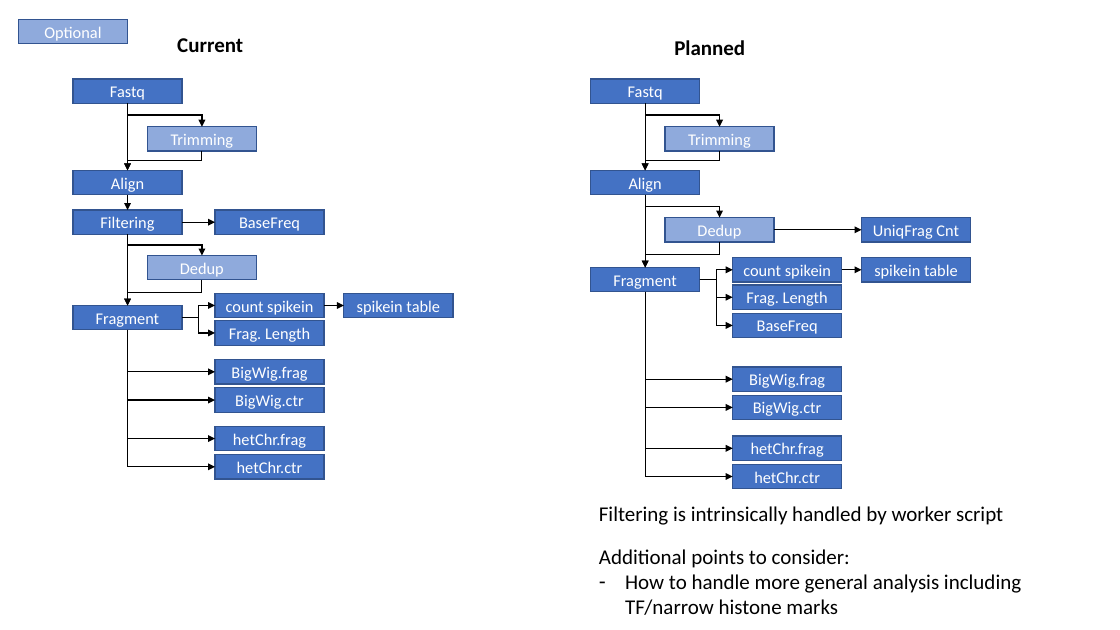
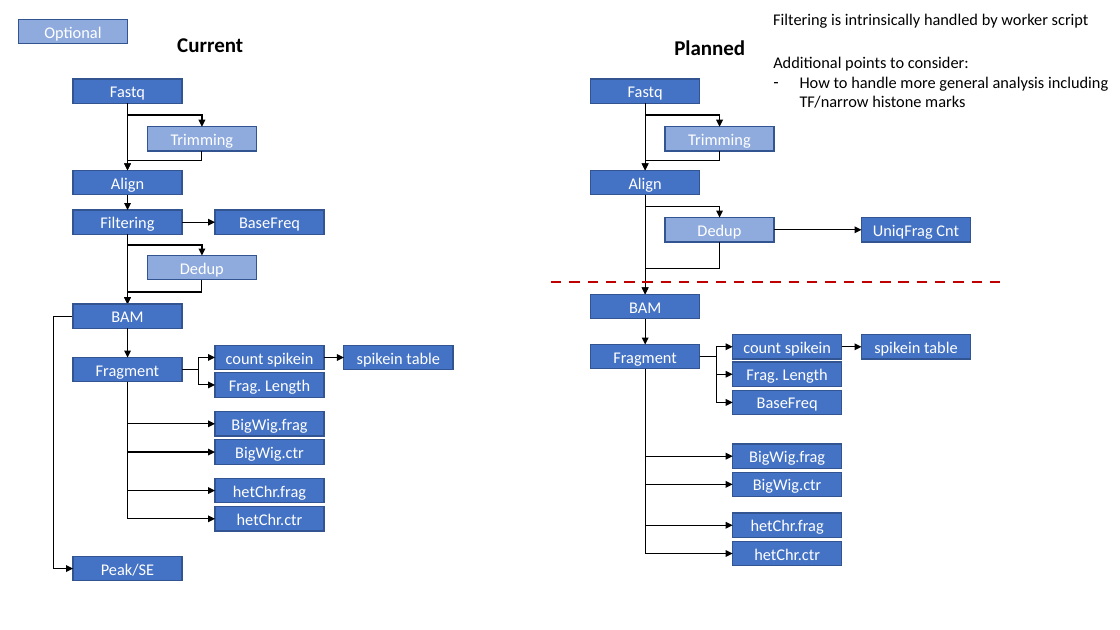
Before and after one commit to hwlim/ChIPseq, a slide deck: slide 1 of Snakemake.PE/plan.pptx. Drawn at 1120x630 pixels with LibreOffice and Linux fonts; fonts in the diff are those of the drawing. Boxes give left, top, right and bottom in pixels: in the first picture for what was removed or moved away, otherwise in the second. Text is boxed around its words. In the diff, an @@ line names an element or a change of style, - is before the commit and + after.

Commit message:
update: future plan

```diff
--- a/Snakemake.PE/plan.pptx
+++ b/Snakemake.PE/plan.pptx
@@ text "Filtering is intrinsically handled by ...": place and size @@
-text "Filtering is intrinsically handled by ..." at bbox=[599, 506, 1003, 525]
+text "Filtering is intrinsically handled by ..." at bbox=[773, 13, 1089, 28]
@@ text "Filtering is intrinsically handled by ..." at bbox=[773, 13, 1089, 28]: size 18 to 14 pt @@
@@ text "Additional points to consider:" at bbox=[773, 56, 1108, 108]: size 18 to 14 pt @@
@@ text "Additional points to consider:": place and size @@
-text "Additional points to consider:" at bbox=[599, 549, 1021, 615]
+text "Additional points to consider:" at bbox=[773, 56, 1108, 108]
@@ arrow moved from (645, 195) - (645, 267) to (645, 195) - (645, 295) @@
@@ elbow arrow moved from (720, 242) - (645, 267) to (720, 242) - (645, 295) @@
@@ line added from (551, 282) to (1008, 282), #C00000 2.25 pt dashed @@
@@ rectangle added at bbox=[591, 295, 700, 319], fill #4472C4, outline #325491 1 pt, 14 pt, text #FFFFFF @@
+BAM
@@ elbow arrow added from (74, 317) to (73, 569), #000000 1 pt @@
@@ rectangle added at bbox=[73, 304, 182, 329], fill #4472C4, outline #325491 1 pt, 14 pt, text #FFFFFF @@
+BAM
@@ arrow added from (128, 329) to (128, 358), #000000 1 pt @@
@@ arrow added from (645, 319) to (645, 344), #000000 1 pt @@
@@ 8 rectangles, 6 elbow arrows, 1 arrow: place and size @@
-8 rectangles, 6 elbow arrows, 1 arrow at bbox=[73, 293, 453, 479]
+8 rectangles, 6 elbow arrows, 1 arrow at bbox=[73, 345, 453, 531]
@@ 8 rectangles, 7 elbow arrows, 1 arrow: place and size @@
-8 rectangles, 7 elbow arrows, 1 arrow at bbox=[591, 258, 971, 489]
+8 rectangles, 7 elbow arrows, 1 arrow at bbox=[591, 334, 971, 565]
@@ rectangle "BaseFreq": place and size @@
-rectangle "BaseFreq" at bbox=[733, 313, 842, 338]
+rectangle "BaseFreq" at bbox=[733, 391, 842, 415]
@@ rectangle added at bbox=[73, 556, 182, 581], fill #4472C4, outline #325491 1 pt, 14 pt, text #FFFFFF @@
+Peak/SE
```
